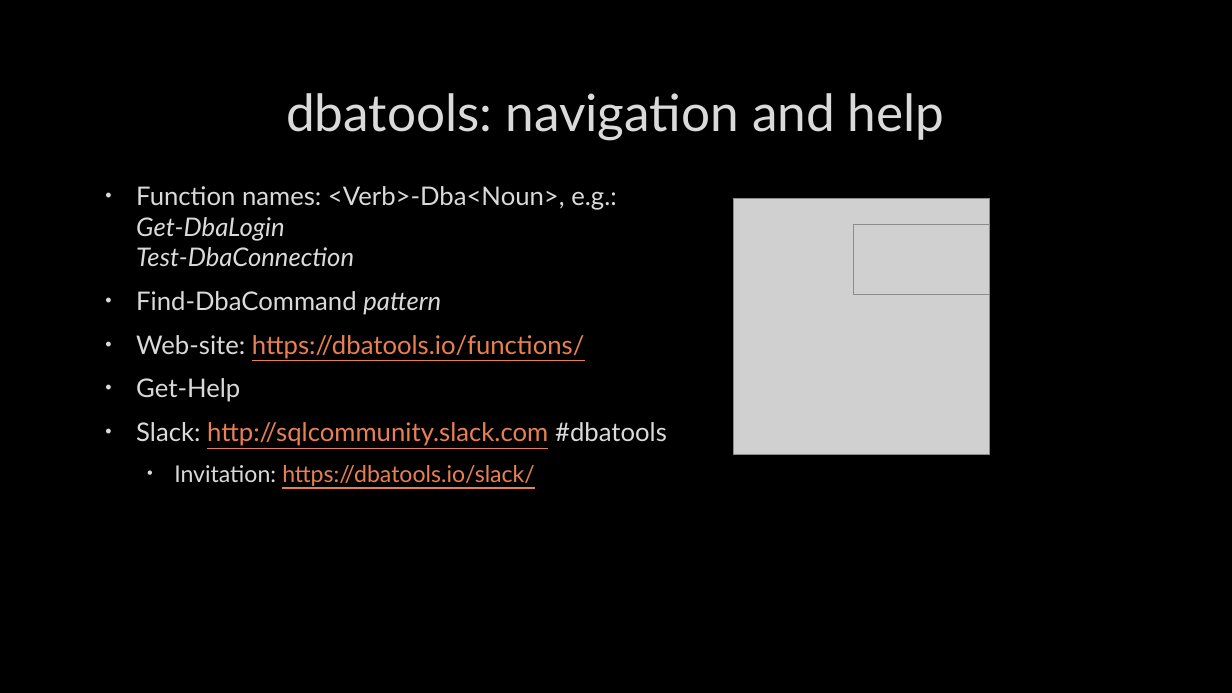
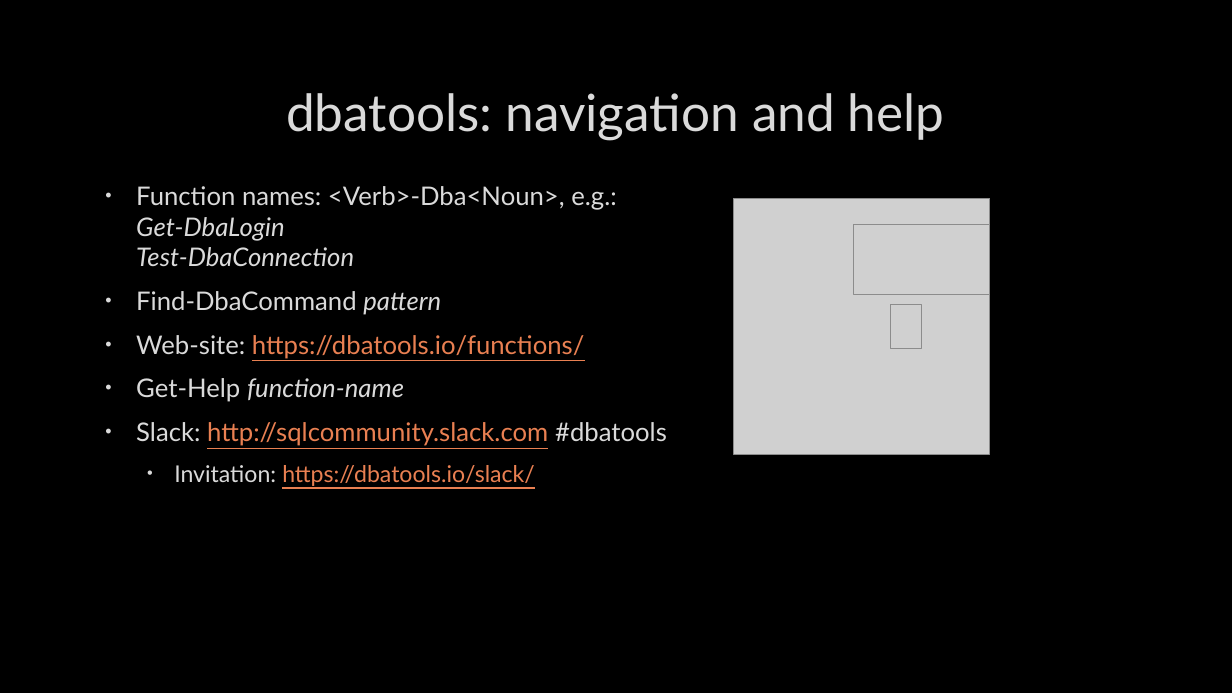
Before and after one commit to dataplat/community-presentations, a slide deck: slide 17 of kirill-kravtsov/The wonders of modern SQL administration/The wonders of modern SQL administration.pptx (slide 16 before the commit). Drawn at 1232x693 pixels with LibreOffice and Linux fonts; fonts in the diff are those of the drawing; grey boxes stand for pictures; background and template pictures are left out. Boxes give left, top, right and bottom in pixels: in the first picture for what was removed or moved away, otherwise in the second. Text is boxed around its words. In the diff, an @@ line names an element or a change of style, - is before the commit and + after.

```diff
--- a/kirill-kravtsov/The wonders of modern SQL administration/The wonders of modern SQL administration.pptx
+++ b/kirill-kravtsov/The wonders of modern SQL administration/The wonders of modern SQL administration.pptx
@@ picture added at (x1=891, y1=305, x2=922, y2=349) @@
@@ text at (x1=136, y1=378, x2=404, y2=402): text changed; italic on @@
-• Get-Help
+• Get-Help function-name
```
Also in this commit, not shown: 11 other slides changed, 1 slide added, 1 other file.
